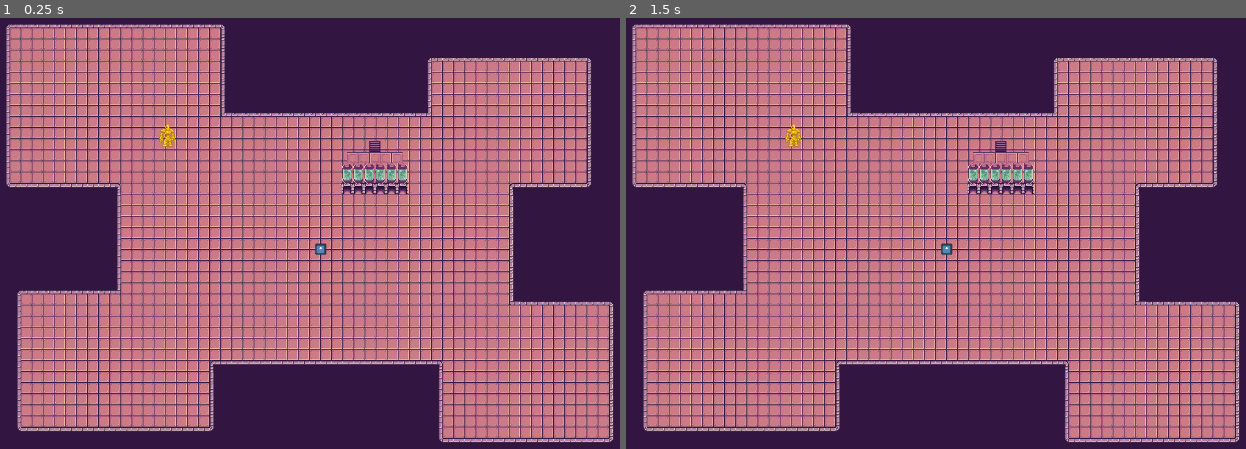
Above: before the commit, frames 1-2 (left to right).
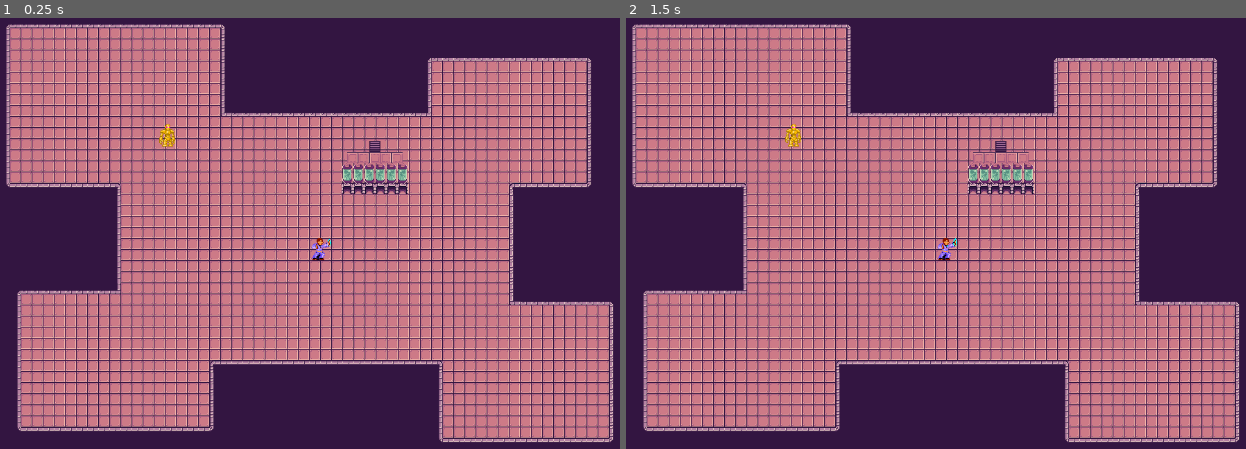
Above: after the commit, the same moments.

Repository: RyqShaw/GMTK2023
Game: Godot game, scene res://main.tscn
Two runs of this game, one before a commit and one after it. Both use one fixed random seed, a clock stepped at 60 frames per second and the inputs below. The engine's default icon, where the game draws it, is replaced by a stand-in: a white triangle on a blue panel in a dark square.
Inputs (mouse positions are in pixels of both pictures, inside the frame that each line leads up to):
- Up to frame 1 (0.25 s): no input
- Up to frame 2 (1.5 s): move the mouse to (1091, 220) at 0.52 s; move the mouse to (756, 263) at 1.27 s

The runs differ from the first frame. In frame 1, 0.1% of the frame differs, in the area x 25-54%, y 25-57%; in frame 2, 0.1%.

Commit message:
Shield Gen + Animation fix

Diff:
--- a/Globals/GlobalInfo.gd
+++ b/Globals/GlobalInfo.gd
@@ -1,4 +1,3 @@
 extends Node
 
 var power : int = 0
-var generatorRunning = true
--- a/Modules/Enemy/Enemy.tscn
+++ b/Modules/Enemy/Enemy.tscn
@@ -1,9 +1,9 @@
-[gd_scene load_steps=10 format=3 uid="uid://ch5nxi1lsuyys"]
+[gd_scene load_steps=14 format=3 uid="uid://ch5nxi1lsuyys"]
 
 [ext_resource type="Script" path="res://Modules/Enemy/Enemy.gd" id="1_s7xjg"]
-[ext_resource type="Texture2D" uid="uid://iw1i467g8dib" path="res://icon.svg" id="2_scy88"]
 [ext_resource type="Script" path="res://Resources/Stats/EnemyStats.gd" id="2_tsgd0"]
 [ext_resource type="Script" path="res://Modules/Enemy/StateMachine/StateMachine.gd" id="3_4wlwb"]
+[ext_resource type="Texture2D" uid="uid://d0djxrvf6ae2k" path="res://Art Assets/SciFiCreatures_NES_4x30_alphaBG.png" id="3_7h88b"]
 [ext_resource type="Script" path="res://Modules/Enemy/FindGoal.gd" id="4_5qhns"]
 [ext_resource type="Script" path="res://Modules/Enemy/FightEnemies.gd" id="5_ygf31"]
 [ext_resource type="Script" path="res://Modules/Enemy/Wander.gd" id="7_letce"]
@@ -14,20 +14,51 @@
 MAX_SPEED = 100
 FRIC = 400
 
-[sub_resource type="RectangleShape2D" id="RectangleShape2D_a4d4h"]
-size = Vector2(16, 16)
+[sub_resource type="AtlasTexture" id="AtlasTexture_rsbdf"]
+atlas = ExtResource("3_7h88b")
+region = Rect2(0, 288, 32, 32)
+
+[sub_resource type="AtlasTexture" id="AtlasTexture_mqo0y"]
+atlas = ExtResource("3_7h88b")
+region = Rect2(32, 288, 32, 32)
+
+[sub_resource type="AtlasTexture" id="AtlasTexture_dud72"]
+atlas = ExtResource("3_7h88b")
+region = Rect2(64, 288, 32, 32)
+
+[sub_resource type="SpriteFrames" id="SpriteFrames_cw4na"]
+animations = [{
+"frames": [{
+"duration": 1.0,
+"texture": SubResource("AtlasTexture_rsbdf")
+}, {
+"duration": 1.0,
+"texture": SubResource("AtlasTexture_mqo0y")
+}, {
+"duration": 1.0,
+"texture": SubResource("AtlasTexture_dud72")
+}],
+"loop": true,
+"name": &"default",
+"speed": 4.0
+}]
+
+[sub_resource type="CapsuleShape2D" id="CapsuleShape2D_g7sym"]
+radius = 11.0
+height = 32.0
 
 [node name="Enemy" type="CharacterBody2D"]
 collision_layer = 7
 script = ExtResource("1_s7xjg")
 enemy_stats = SubResource("Resource_wx7ki")
 
-[node name="Sprite2D" type="Sprite2D" parent="."]
-scale = Vector2(0.125, 0.125)
-texture = ExtResource("2_scy88")
+[node name="AnimatedSprite2D" type="AnimatedSprite2D" parent="."]
+sprite_frames = SubResource("SpriteFrames_cw4na")
+autoplay = "default"
+frame_progress = 0.950746
 
 [node name="CollisionShape2D" type="CollisionShape2D" parent="."]
-shape = SubResource("RectangleShape2D_a4d4h")
+shape = SubResource("CapsuleShape2D_g7sym")
 
 [node name="NavigationAgent2D" type="NavigationAgent2D" parent="."]
 debug_enabled = true
--- a/Modules/Machines/BaseMachine.tscn
+++ b/Modules/Machines/BaseMachine.tscn
@@ -42,7 +42,8 @@
 
 [node name="AnimatedSprite2D" type="AnimatedSprite2D" parent="."]
 sprite_frames = SubResource("SpriteFrames_0pvd8")
-frame_progress = 0.942616
+autoplay = "default"
+frame_progress = 0.423502
 
 [node name="CollisionShape2D" type="CollisionShape2D" parent="."]
 position = Vector2(0, 1)
--- /dev/null
+++ b/Modules/ShieldGenerator/ShieldGenerator.tscn
@@ -0,0 +1,45 @@
+[gd_scene load_steps=3 format=3 uid="uid://cb24awbc5nfy6"]
+
+[ext_resource type="Texture2D" uid="uid://dojcy1sivh3g8" path="res://Art Assets/CosmicLegacy_PetricakeGamesPNG.png" id="1_dkv46"]
+
+[sub_resource type="CapsuleShape2D" id="CapsuleShape2D_bdxwp"]
+radius = 14.4928
+height = 32.6445
+
+[node name="ShieldGenerator" type="StaticBody2D"]
+
+[node name="ShieldGeneratorImage" type="Node2D" parent="."]
+
+[node name="TopLeft" type="Sprite2D" parent="ShieldGeneratorImage"]
+texture = ExtResource("1_dkv46")
+offset = Vector2(-8, -8)
+hframes = 17
+vframes = 8
+frame = 100
+
+[node name="TopRight" type="Sprite2D" parent="ShieldGeneratorImage"]
+texture = ExtResource("1_dkv46")
+offset = Vector2(8, -8)
+hframes = 17
+vframes = 8
+frame = 101
+
+[node name="BottomLeft" type="Sprite2D" parent="ShieldGeneratorImage"]
+texture = ExtResource("1_dkv46")
+offset = Vector2(-8, 8)
+hframes = 17
+vframes = 8
+frame = 117
+
+[node name="BottomRight" type="Sprite2D" parent="ShieldGeneratorImage"]
+texture = ExtResource("1_dkv46")
+offset = Vector2(8, 8)
+hframes = 17
+vframes = 8
+frame = 118
+
+[node name="CollisionShape2D" type="CollisionShape2D" parent="."]
+position = Vector2(0, 3)
+rotation = -1.5708
+scale = Vector2(0.966, 0.980258)
+shape = SubResource("CapsuleShape2D_bdxwp")
